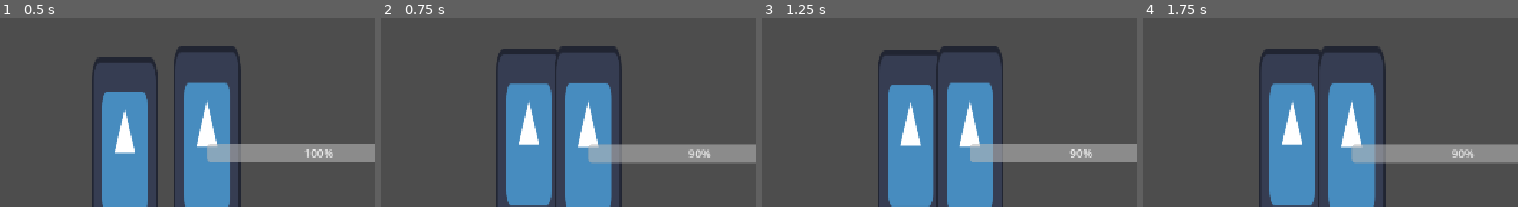
Above: before the commit, frames 1-4 (left to right).
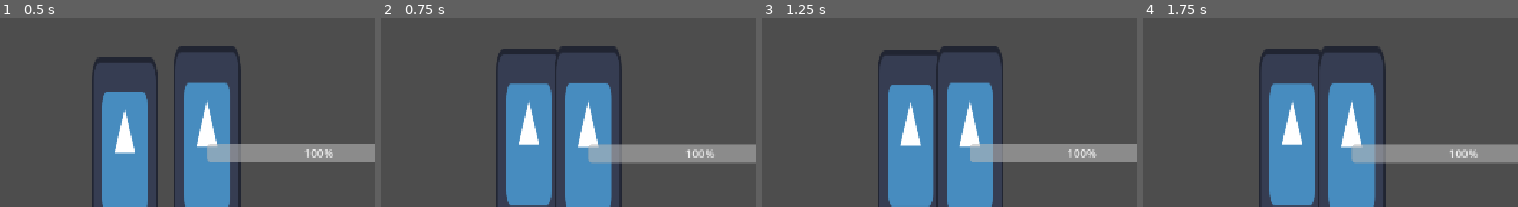
Above: after the commit, the same moments.

Repository: notfroogs/Sardine-Studio
Game: Godot game, scene res://scenes/fighter_main.tscn
The game is run twice, just before and just after one commit, with the same random seed, the same clock (stepped at 60 frames per second) and the same inputs. The project has no main scene, so this scene is started directly. The engine's default icon, where the game draws it, is replaced by a stand-in: a white triangle on a blue panel in a dark square.
Inputs:
- Up to frame 1 (0.5 s): no input
- Up to frame 2 (0.75 s): tap Enter (ui_accept) at 0.5 s; hold Right (move_right) from 0.53 s (still down); hold X (attack) from 0.53 s (still down)
- Up to frame 3 (1.25 s): keep holding Right (move_right); keep holding X (attack); tap Space (jump) at 0.77 s
- Up to frame 4 (1.75 s): keep holding Right (move_right); release X (attack) at 1.28 s; tap Down (crouch) at 1.35 s; tap Space (jump) at 1.52 s
The pictures show only the part of the screen within x 50-100%, y 39-89%; the shares and areas given below are measured in that part.

Frame 1 is identical in both runs. In frame 2, 0.2% of the frame differs, in the area x 81-89%, y 69-75%; in frame 3, 0.2%; in frame 4, 0.2%.

Commit message:
finished the hitbox signals

Diff:
--- a/sardine-studio/scripts/enemy_placeholder.gd
+++ b/sardine-studio/scripts/enemy_placeholder.gd
@@ -54,21 +54,11 @@
 	elif in_hit_box == true:
 		take_dammage(10)
 
-func _on_hit_box_body_entered(_body: Player) -> void:
-	in_hit_box = true
-	print("in")
-	#if _body is Player and Input.is_action_pressed("hit"):
-		#_on_fighter_player_player_hit()
 
-
-func _on_hit_box_body_exited(_body: Player) -> void:
-	in_hit_box = false
-
-
-func _on_hit_box_area_entered(area: HurtBox) -> void:
+func _on_hit_box_area_entered(_area: HurtBox) -> void:
 	print("entered")
 	in_hit_box = true
 
-func _on_hit_box_area_exited(area: HurtBox) -> void:
+func _on_hit_box_area_exited(_area: HurtBox) -> void:
 	print("exited")
 	in_hit_box = false
--- a/sardine-studio/scripts/hurtbox.gd
+++ b/sardine-studio/scripts/hurtbox.gd
@@ -11,5 +11,5 @@
 func _on_area_entered(hitbox: HitBox) -> void:
 	if hitbox == null:
 		return
-	if owner.has_method("take_dammage"):
+	if owner.has_signal("_on_fighter_player_player_hit"):
 		owner.take_dammage(hitbox.dammage)
